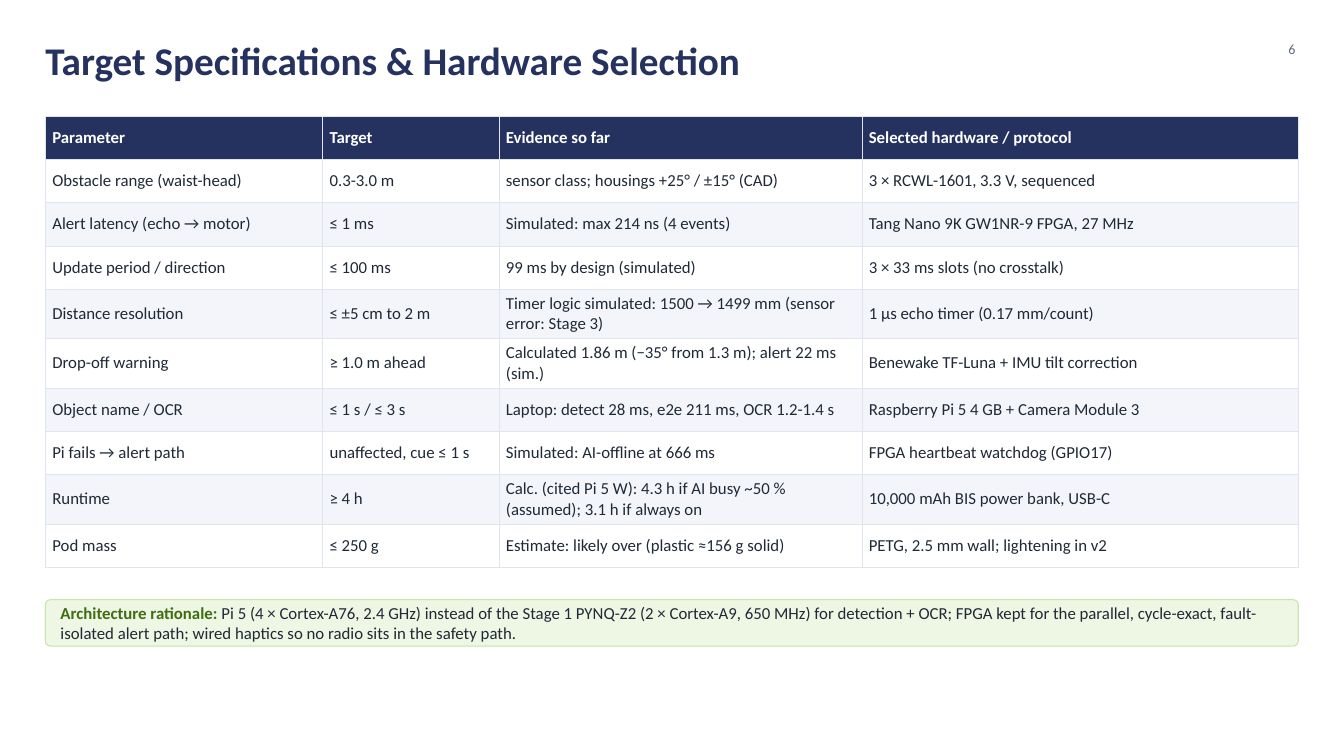
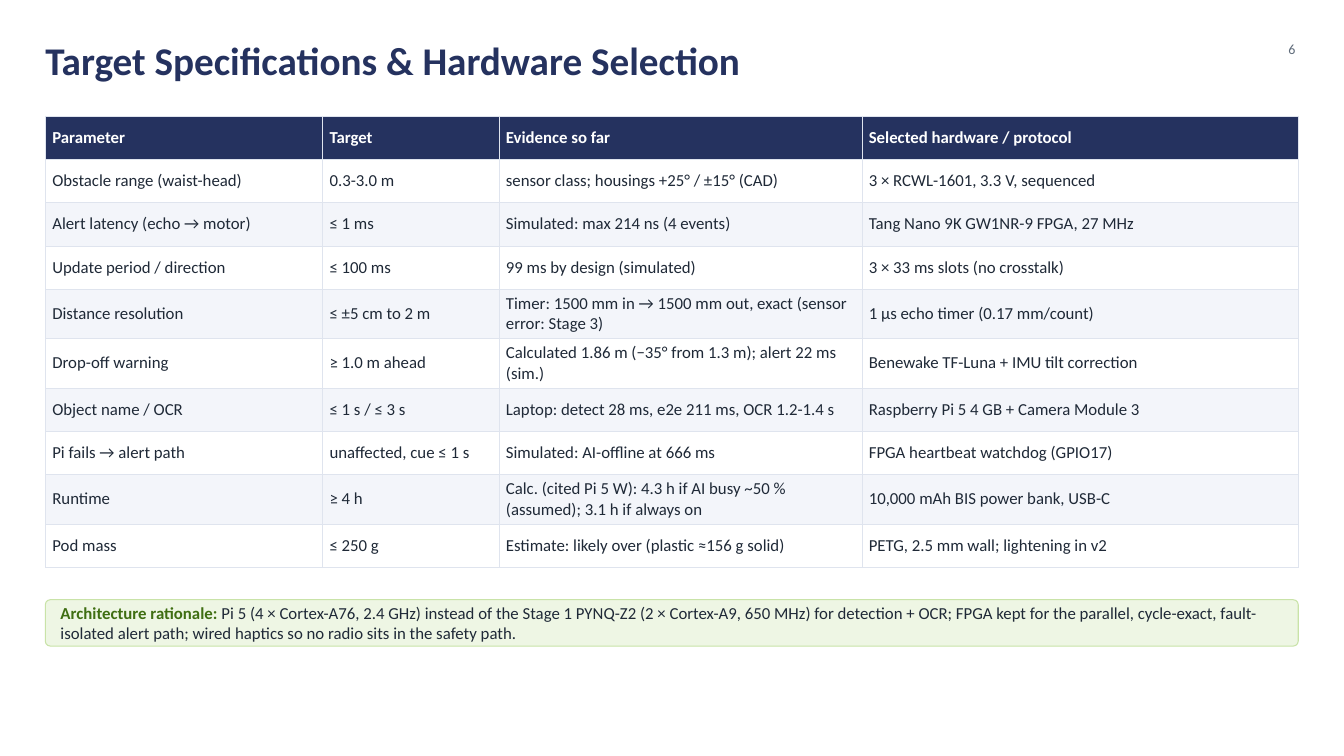
Before and after one commit to silentaf/viswa_id1, a slide deck: slide 6 of ppt/VisionAid_Stage2_Design_Deck.pptx. Drawn at 1344x756 pixels with LibreOffice and Linux fonts; fonts in the diff are those of the drawing; background and template pictures are left out. Boxes give left, top, right and bottom in pixels: in the first picture for what was removed or moved away, otherwise in the second. Text is boxed around its words. In the diff, an @@ line names an element or a change of style, - is before the commit and + after.

```diff
--- a/ppt/VisionAid_Stage2_Design_Deck.pptx
+++ b/ppt/VisionAid_Stage2_Design_Deck.pptx
@@ table at <box>45,116,1299,558</box> @@
-row 5, column 3: Timer logic simulated: 1500 → 1499 mm (sensor error: Stage 3)
+row 5, column 3: Timer: 1500 mm in → 1500 mm out, exact (sensor error: Stage 3)
```
Also in this commit, not shown: 8 other slides changed, 44 other files.
